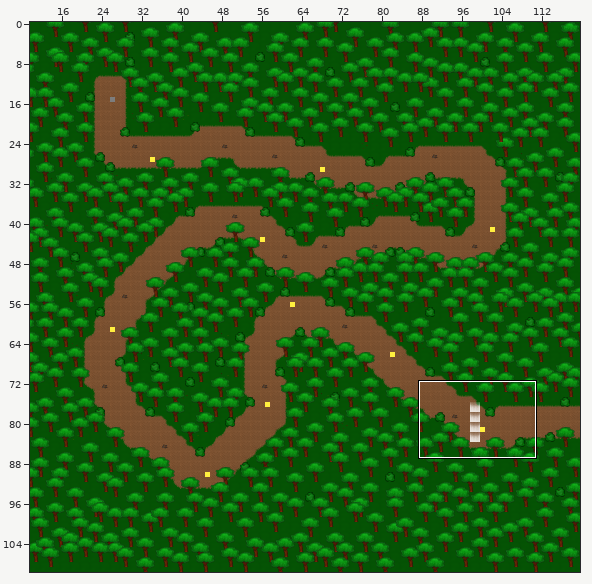
Two states of a Tiled map, Level 1.tmx. The picture above shows the old version from afar; the outline marks the close-up.
Close-up. Before the commit:
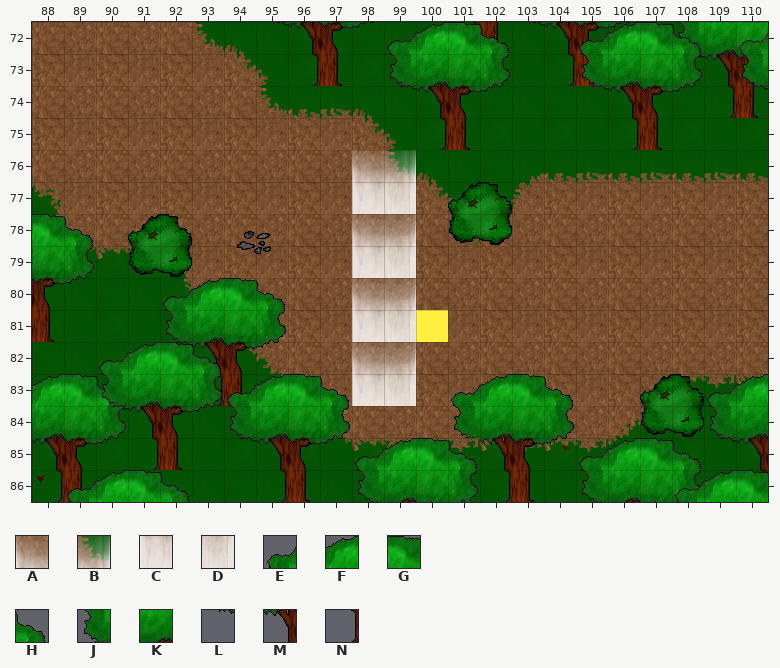
Cells are 32x32 px. Shown: x 88..110, y 72..86.
Key: from "Exit": A 0, B 1, C 2, D 3; from "Oak": E 0, F 1, G 2, H 3, J 4, K 5, L 8, M 9, N 13.
_ is an empty cell.
Layers that did not change in this view are not listed.
Layer "Trees c + Exit" before, first column x 91:
72 ______________EF
73 ______________JK
74 ______________LM
75 _______________N
76 _______AB_______
77 _______CD_______
78 _______AB_______
79 _______CD_______
80 _______AB_______
81 _______CD_______
82 _______AB_______
83 _______CD_______
84 ________________
85 ________________
86 GH______________
After:
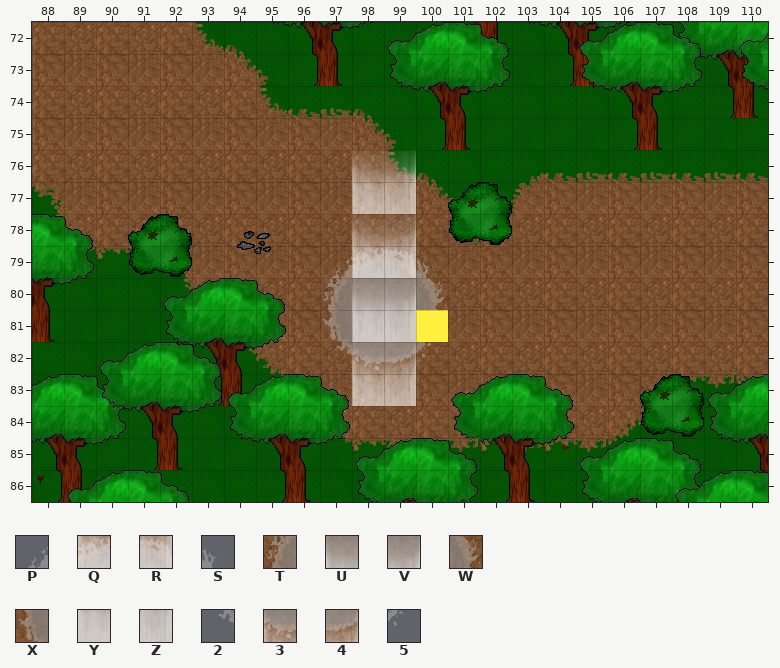
Further tiles: from "Exit (1)": P 0, Q 1, R 2, S 3, T 4, U 5, V 6, W 7, X 8, Y 9, Z 10, 2 12, 3 13, 4 14, 5 15.
See-through tiles are keyed as they look on the map.
What changed:
Changed rows in their new state; . is an unchanged cell.
Layer "Trees c + Exit":
first column x 97:
76 .__.
77 .__.
78 .__.
79 PQRS
80 TUVW
81 XYZ.
82 2345
83 .__.
Pixel boxes of the changes (left, top, right, bottom) in both close-ups:
changed: (322, 150, 447, 406)
